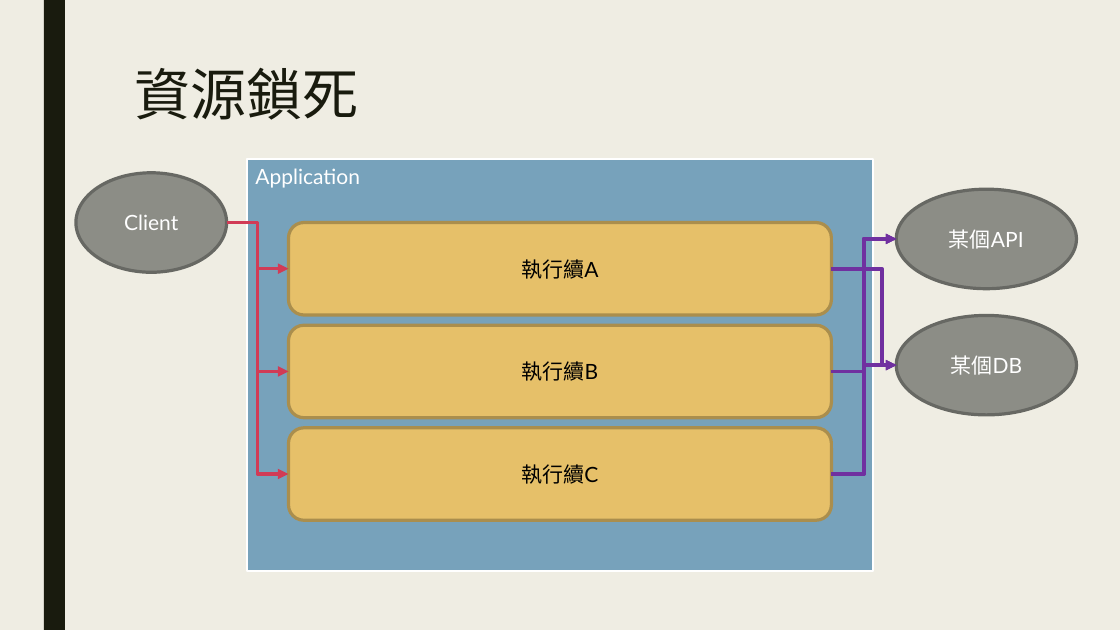
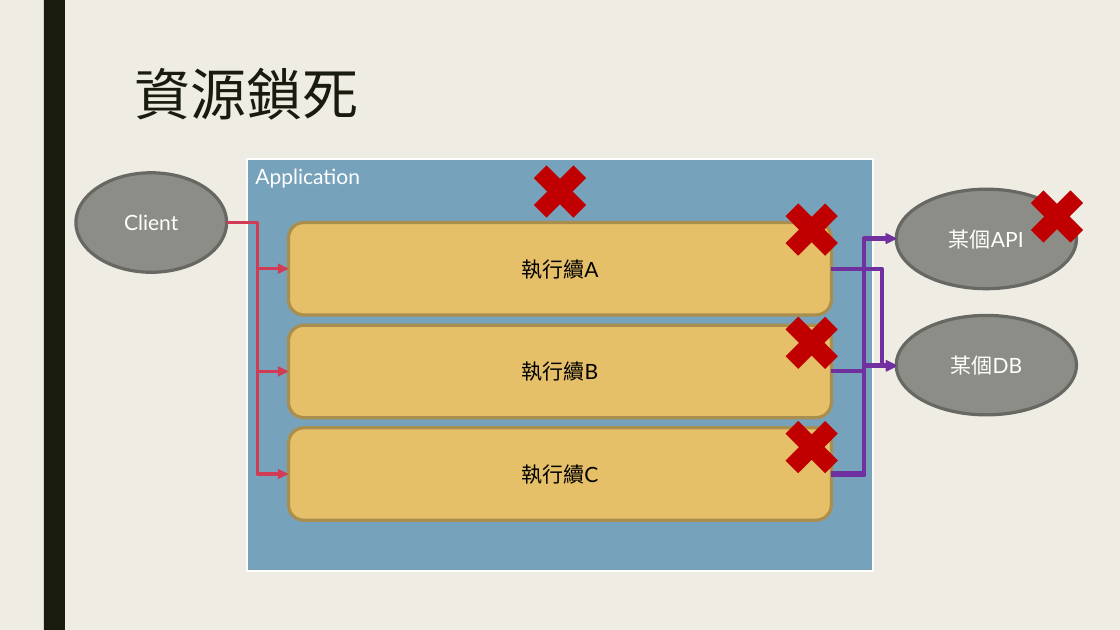
Before and after one commit to ryans610/.NET-Async-Basic, a slide deck: slide 17 of .NET非同步入門.pptx (slide 16 before the commit). Drawn at 1120x630 pixels with LibreOffice and Linux fonts; fonts in the diff are those of the drawing. Boxes give left, top, right and bottom in pixels: in the first picture for what was removed or moved away, otherwise in the second. Text is boxed around its words. In the diff, an @@ line names an element or a change of style, - is before the commit and + after.

```diff
--- a/.NET非同步入門.pptx
+++ b/.NET非同步入門.pptx
@@ cross added at (522, 154, 598, 230), fill #C00000 @@
@@ cross added at (1019, 178, 1096, 255), fill #C00000 @@
@@ cross added at (774, 192, 850, 268), fill #C00000 @@
@@ elbow arrow (832, 473) - (897, 239): route changed @@
@@ cross added at (774, 305, 850, 381), fill #C00000 @@
@@ elbow arrow (832, 476) - (897, 367): route changed @@
@@ cross added at (774, 409, 850, 486), fill #C00000 @@
```
Also in this commit, not shown: 7 other slides changed, 2 slides added.
